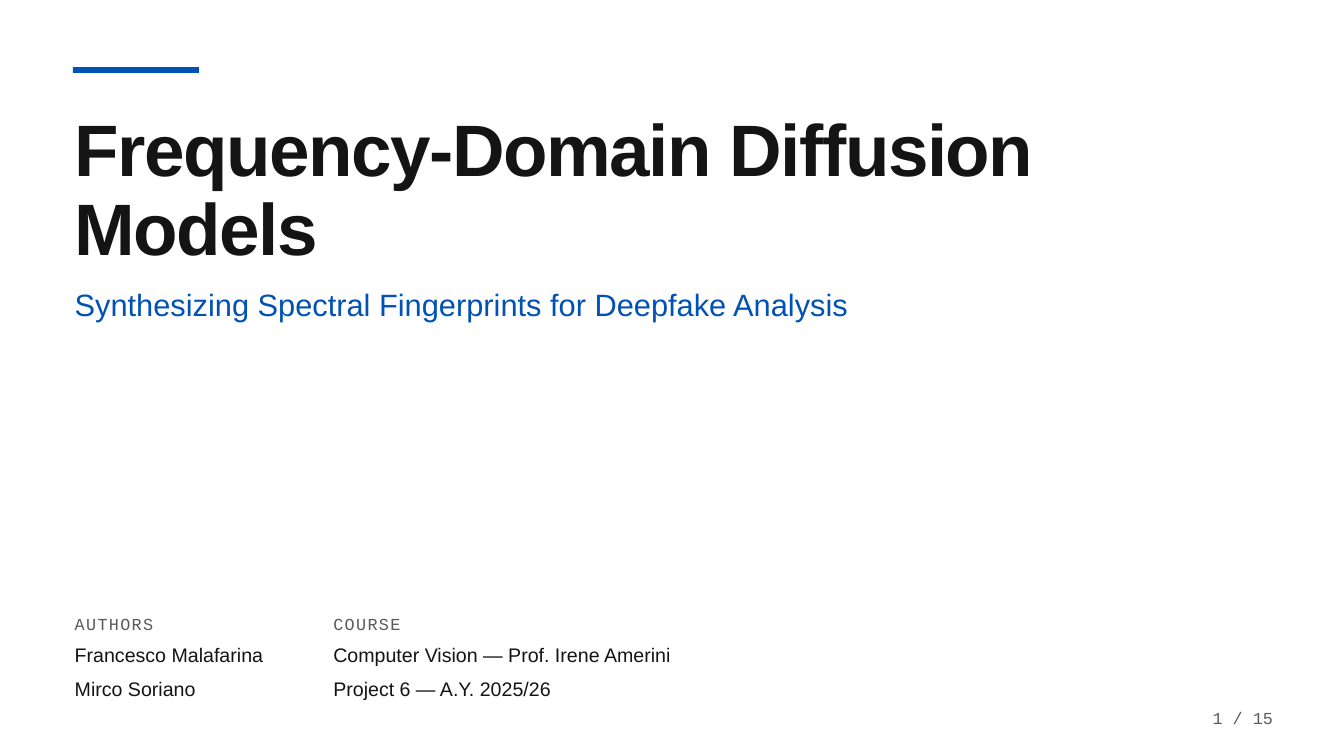
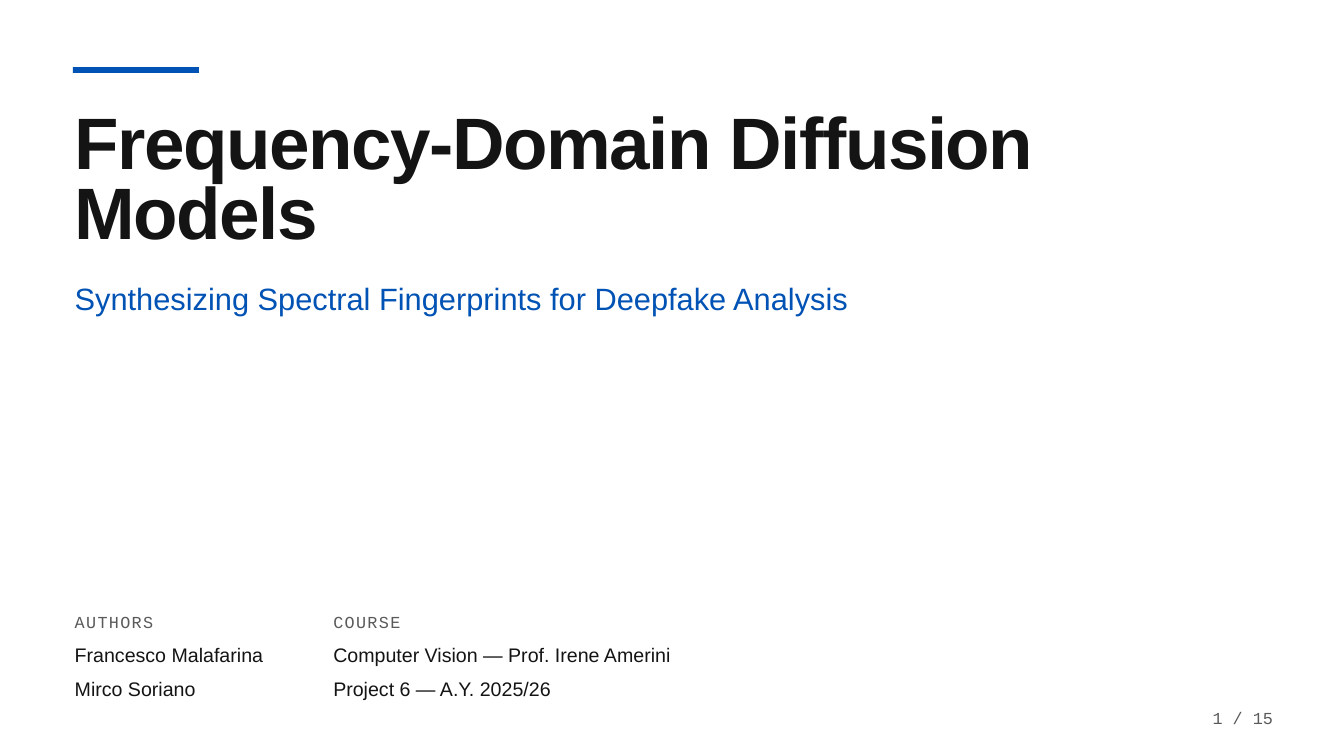
Before and after one commit to CiccioNos/cv-project6, a slide deck: slide 1 of Presentazione_Computer_Vision.pptx. Drawn at 1344x756 pixels with LibreOffice and Linux fonts; fonts in the diff are those of the drawing. Boxes give left, top, right and bottom in pixels: in the first picture for what was removed or moved away, otherwise in the second. Text is boxed around its words. In the diff, an @@ line names an element or a change of style, - is before the commit and + after.

```diff
--- a/Presentazione_Computer_Vision.pptx
+++ b/Presentazione_Computer_Vision.pptx
@@ text "Frequency-Domain Diffusion Models" at (75, 116, 1034, 240): line spacing 0.91 to 0.81 @@
@@ text "Synthesizing Spectral Fingerprints for Deepfake ..." at (75, 287, 848, 316): line spacing 1.1 to 0.98 @@
@@ text "AUTHORS" at (75, 617, 154, 628): line spacing 1.33 to 1.23 @@
@@ text "COURSE" at (333, 617, 400, 628): line spacing 1.33 to 1.23 @@
```
Also in this commit, not shown: 12 other slides changed, 2 slides added, 2 slides removed, 2 other files.
